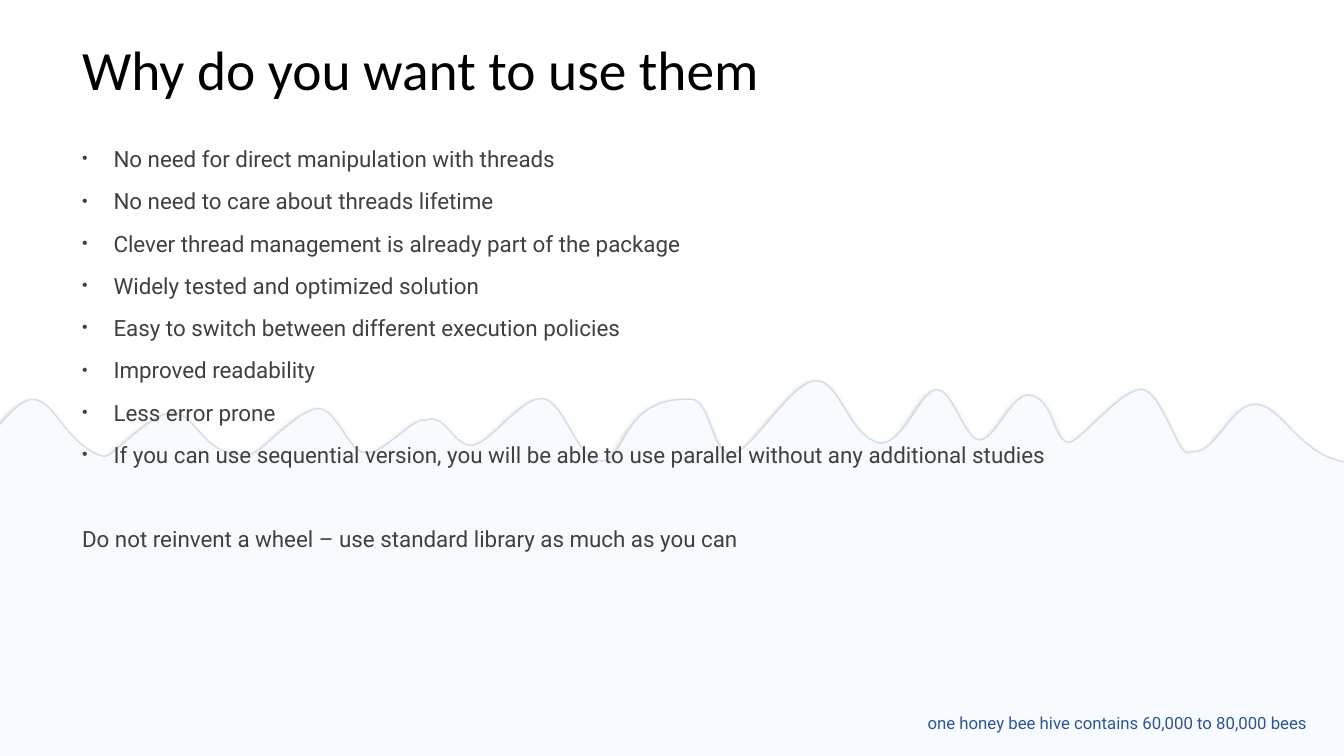
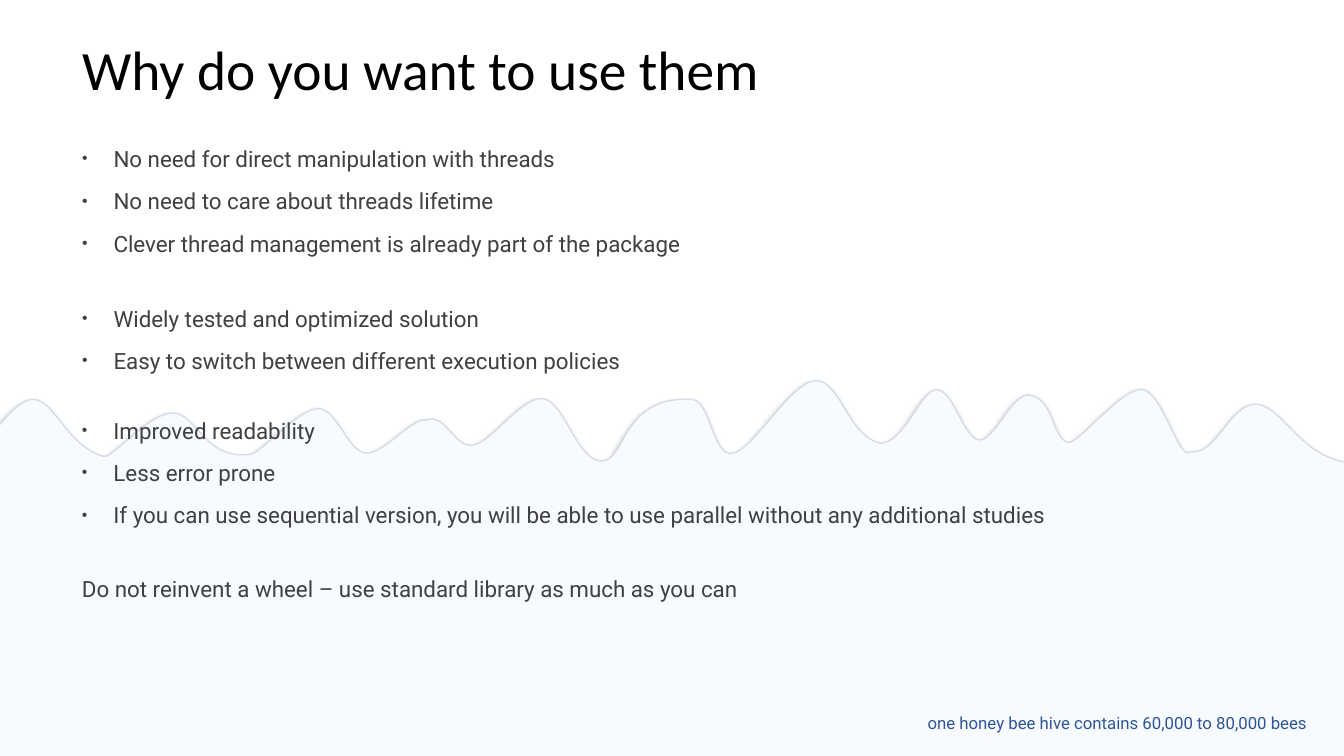
Before and after one commit to EmptySquareBubble/StoriesFromAParallelUniverse-, a slide deck: slide 6 of stories_from_a_paralel_universe.pptx. Drawn at 1344x756 pixels with LibreOffice and Linux fonts; fonts in the diff are those of the drawing. Boxes give left, top, right and bottom in pixels: in the first picture for what was removed or moved away, otherwise in the second. Text is boxed around its words. In the diff, an @@ line names an element or a change of style, - is before the commit and + after.

Commit message:
slides update

```diff
--- a/stories_from_a_paralel_universe.pptx
+++ b/stories_from_a_paralel_universe.pptx
@@ text at (82, 277, 1045, 552): paragraphs removed @@
-  • Widely tested and optimized solution
-  • Easy to switch between different execution policies
-  • Improved readability
-  • Less error prone
-  • If you can use sequential version, you will be able to use parallel without any additional studies
-  Do not reinvent a wheel – use standard library as much as you can
@@ text added at (114, 310, 620, 374), 16 pt, text #404040 @@
+  • Widely tested and optimized solution
+  • Easy to switch between different execution policies
@@ text added at (113, 422, 1045, 528), 16 pt, text #404040 @@
+  • Improved readability
+  • Less error prone
+  • If you can use sequential version, you will be able to use parallel without any additional studies
@@ text added at (82, 580, 737, 602), 16 pt, text #404040 @@
+  Do not reinvent a wheel – use standard library as much as you can
```
